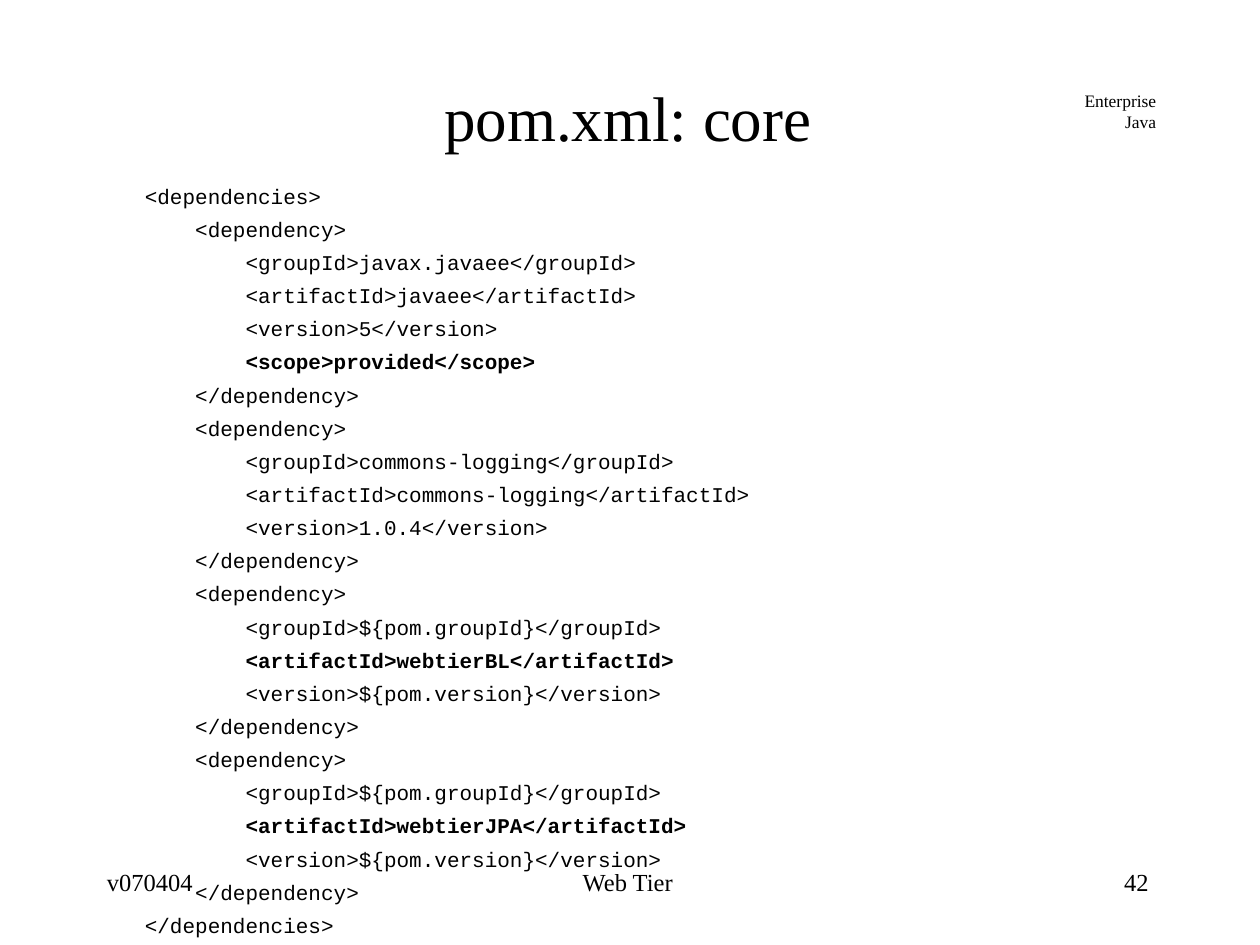
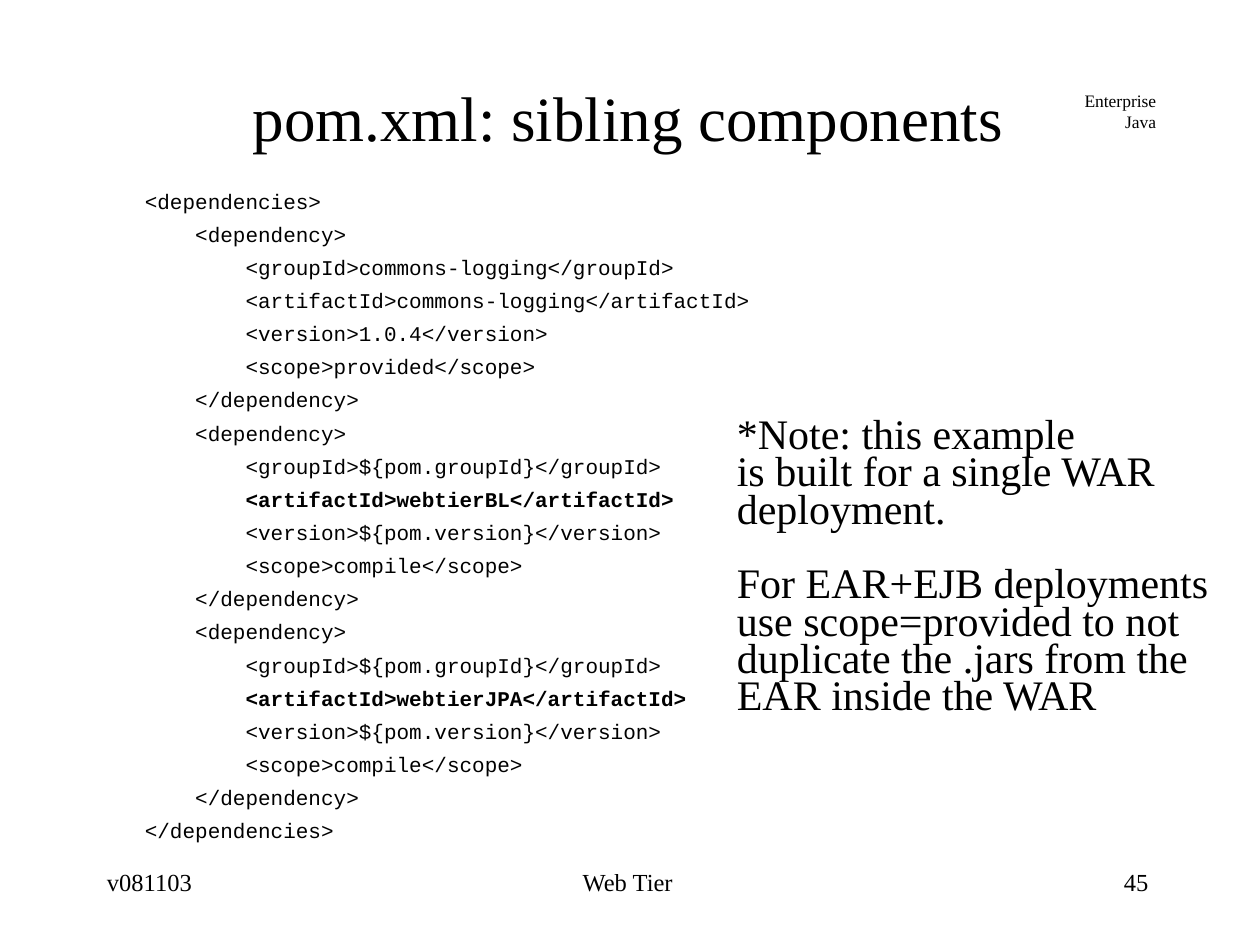
Before and after one commit to jcstaff/ejava-javaee, a slide deck: slide 45 of webtier/src/site/resources/lectures/webTier.ppt (slide 42 before the commit). Drawn at 1260x945 pixels with LibreOffice and Linux fonts; fonts in the diff are those of the drawing. Boxes give left, top, right and bottom in pixels: in the first picture for what was removed or moved away, otherwise in the second. Text is boxed around its words. In the diff, an @@ line names an element or a change of style, - is before the commit and + after.

```diff
--- a/webtier/src/site/resources/lectures/webTier.ppt
+++ b/webtier/src/site/resources/lectures/webTier.ppt
@@ title at [253,97,1003,154]: text changed @@
-pom.xml: core
+pom.xml: sibling components
@@ text at [195,222,636,408]: paragraphs removed @@
-<dependency>
-<groupId>javax.javaee</groupId>
-<artifactId>javaee</artifactId>
-<version>5</version>
-<scope>provided</scope>
-</dependency>
@@ text at [246,359,536,379]: paragraph added @@
+<scope>provided</scope>
@@ text added at [737,420,1209,711], 24 pt, text #000000 @@
+*Note: this example
+is built for a single WAR
+deployment.
+For EAR+EJB deployments
+use scope=provided to not
+duplicate the .jars from the
+EAR inside the WAR
@@ text at [246,558,523,578]: paragraph added @@
+<scope>compile</scope>
@@ text at [246,757,523,777]: paragraph added @@
+<scope>compile</scope>
@@ text at [107,874,192,892]: text changed @@
-v070404
+v081103
@@ page number at [1124,875,1149,892]: text changed @@
-42
+45
```
Also in this commit, not shown: 47 other slides changed, 4 slides added, 3 slides removed, 16 other files.
